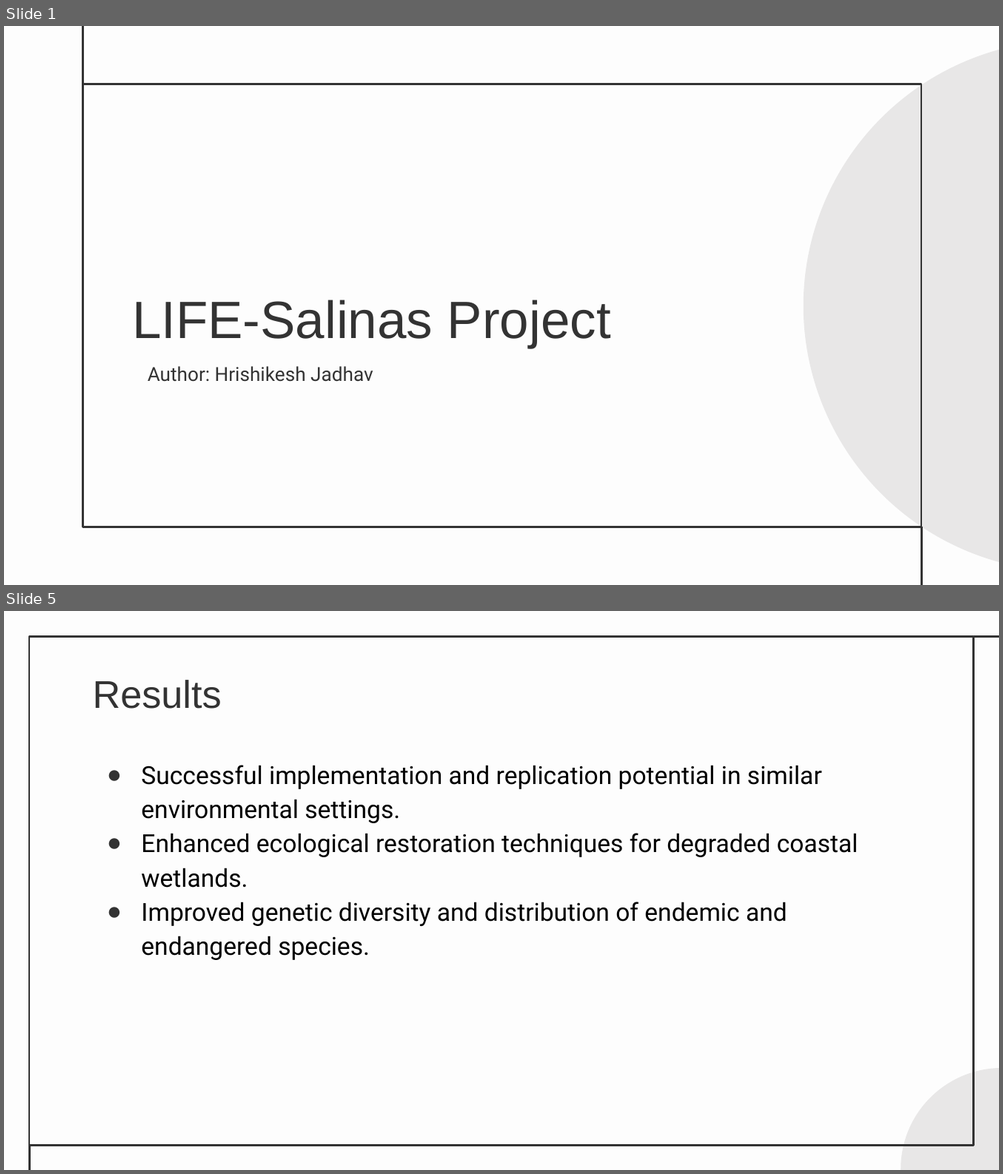
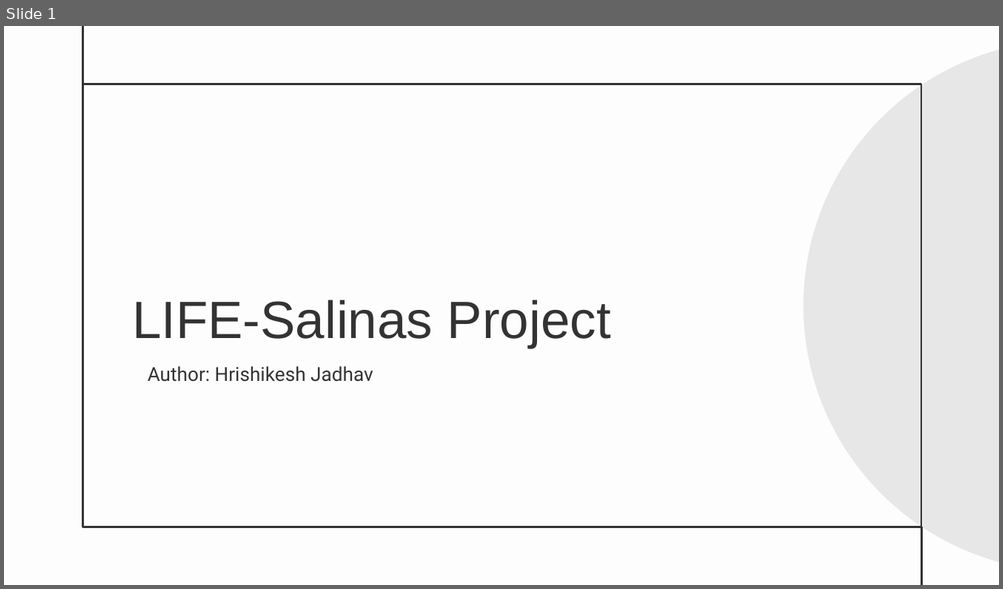
Before and after one commit to knowhrishi/AutoDeckAI-EchoHack, a slide deck: generated_presentation.pptx. Shown one above the other, each under a label of ours: slides 1 and 5 before the commit, slide 1 after it; the slides between them are not shown. The pictures are 1003x1174 and 1003x589 pixels, drawn with LibreOffice and Linux fonts; fonts in the diff are those of the drawing. Boxes give left, top, right and bottom in pixels: in the first picture for what was removed or moved away, otherwise in the second. Text is boxed around its words. In the diff, an @@ line names an element or a change of style, - is before the commit and + after.

```diff
--- a/generated_presentation.pptx
+++ b/generated_presentation.pptx
@@ slide 5 removed at (4,611,999,1170), background #FDFDFD @@
@@ rectangle removed at (29,636,973,1145) @@
@@ line removed from (999, 636) to (973, 636) @@
@@ title removed at (93,680,222,709) @@
-Results
@@ subtitle removed at (141,765,858,960) @@
-● Successful implementation and replication potential in similar environmental settings.
-● Enhanced ecological restoration techniques for degraded coastal wetlands.
-● Improved genetic diversity and distribution of endemic and endangered species.
@@ ellipse removed at (900,1068,999,1170) @@
@@ line removed from (30, 1145) to (30, 1170) @@
```
Also in this commit, not shown: 5 slides changed, 2 slides added, 1 other slide removed, 3 other files.
